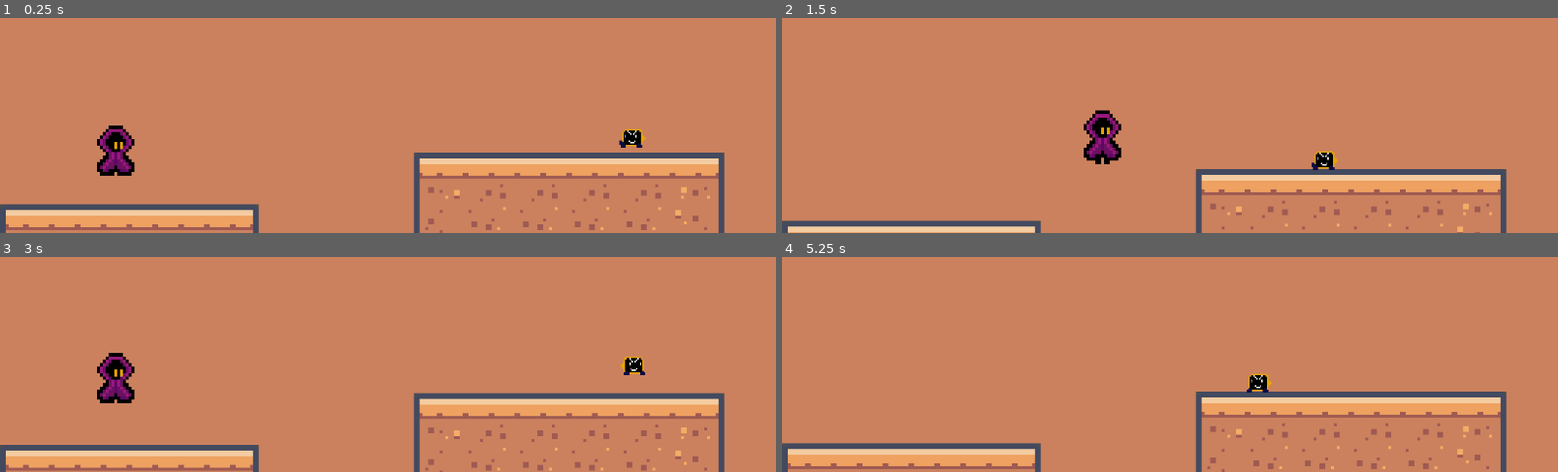
Above: before the commit, frames 1-4 (two rows, left to right).
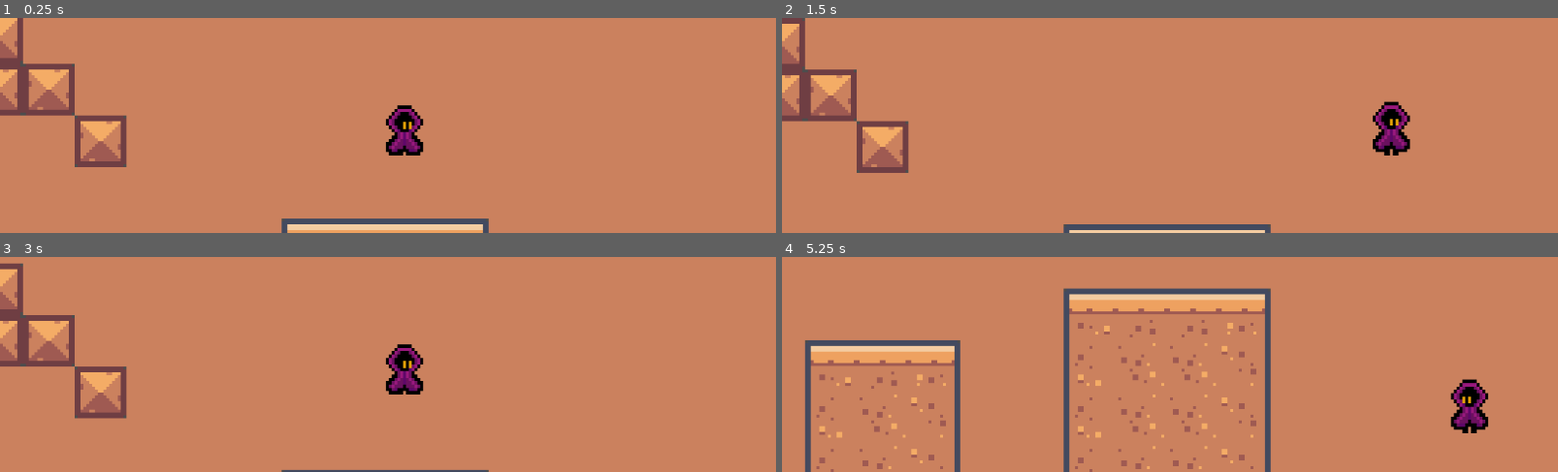
Above: after the commit, the same moments.

Repository: Ladzsz/ladPlatformer
Game: Godot game, scene res://src/Levels/level_2.tscn
The game is run twice, just before and just after one commit, with the same random seed, the same clock (stepped at 60 frames per second) and the same inputs.
Inputs:
- Up to frame 1 (0.25 s): no input
- Up to frame 2 (1.5 s): tap Enter (ui_accept) at 0.5, 0.77 s; hold Right (ui_right) from 0.53 s (still down)
- Up to frame 3 (3 s): tap Enter (ui_accept) at 1.52 s; release Right (ui_right) at 2.03 s; hold Left (ui_left) 2.03-2.75 s; click "Respawn" at 2.75 s
- Up to frame 4 (5.25 s): hold Right (ui_right) 3.53-5.03 s; tap Enter (ui_accept) at 3.77, 4.52 s; hold Left (ui_left) from 5.03 s (still down)

The runs differ from the first frame. In frame 1, 17% of the frame differs, in the area x 0-94%, y 0-100%; in frame 2, 14%; in frame 3, 15%; in frame 4, 19%, in the area x 0-94%, y 14-100%.

Commit message:
poda and raycast now flip with player

Diff:
--- a/src/Characters/Hero.tscn
+++ b/src/Characters/Hero.tscn
@@ -97,24 +97,20 @@
 size = Vector2(18.999994, 2.5000002)
 
 [node name="Hero" type="CharacterBody2D" unique_id=885076994 groups=["pitDeath", "player"]]
-position = Vector2(90, -137)
 scale = Vector2(3, 3)
 collision_layer = 2
 collision_mask = 5
 script = ExtResource("1_ei1ut")
 
 [node name="CollisionShape2D" type="CollisionShape2D" parent="." unique_id=987362500]
-position = Vector2(52.333344, 3.583332)
 shape = SubResource("RectangleShape2D_ei1ut")
 debug_color = Color(0.50541544, 3.85046e-07, 0.2900922, 0.41960785)
 
 [node name="main hitbox" type="Area2D" parent="." unique_id=49566781]
-position = Vector2(-0.33333206, 0)
 collision_layer = 2
 collision_mask = 4
 
 [node name="CollisionShape2D" type="CollisionShape2D" parent="main hitbox" unique_id=70372627]
-position = Vector2(52.500004, 3.5)
 shape = SubResource("RectangleShape2D_vuohq")
 debug_color = Color(0.7436938, 0.46455193, 0, 0.41960785)
 
@@ -126,7 +122,6 @@
 
 [node name="AnimatedSprite2D" type="AnimatedSprite2D" parent="." unique_id=958930353]
 texture_filter = 1
-position = Vector2(52.666664, 3.999999)
 scale = Vector2(1.34375, 1.5520835)
 sprite_frames = SubResource("SpriteFrames_vuohq")
 animation = &"walk"
@@ -134,6 +129,7 @@
 speed_scale = 0.1
 
 [node name="jump stomp" type="Area2D" parent="." unique_id=1635981201]
+position = Vector2(-52.333332, -4.3333335)
 collision_layer = 2
 collision_mask = 4
 
--- a/src/Characters/characters.gd
+++ b/src/Characters/characters.gd
@@ -29,5 +29,6 @@
 	await tween.finished
 	queue_free()
 
-func _physics_process(delta: float) -> void:
-	velocity.y += baseGravity * delta
+func apply_gravity(delta):
+	if not is_on_floor():
+		velocity += get_gravity() * delta
--- a/src/Characters/grunts.gd
+++ b/src/Characters/grunts.gd
@@ -27,7 +27,7 @@
 		direction *= -1
 		flip_ray()
 
-	super._physics_process(delta)
+	apply_gravity(delta)
 	velocity.x = direction * enemySpeed
 
 	if velocity.x < 0:
--- a/src/Characters/hero.gd
+++ b/src/Characters/hero.gd
@@ -70,5 +70,5 @@
 
 func _physics_process(delta: float) -> void:
 	getInput()
-	super._physics_process(delta)
+	apply_gravity(delta)
 	move_and_slide()
--- /dev/null
+++ b/src/Characters/poda.gd
@@ -0,0 +1,28 @@
+extends "res://src/Characters/grunts.gd"
+
+@onready var player = get_node("../../PlayerContainer/Hero")
+@onready var raycast = $RayCast2D
+
+
+func _physics_process(delta: float) -> void:
+	if is_dead:
+		return
+
+	if player:
+
+		if player.global_position.x < global_position.x:
+			$AnimatedSprite2D.play("look-left")
+			raycast.scale.x = 1
+		else:
+			$AnimatedSprite2D.play("look-right")
+			raycast.scale.x = -1
+
+	if raycast.is_colliding():
+		var collider = raycast.get_collider()
+
+		#when getting on next time ensure this  is changed to spawn the bullet.
+		if collider.is_in_group("player"):
+			print("Player spotted!")
+
+	apply_gravity(delta)
+	move_and_slide()
--- a/src/Characters/poda.tscn
+++ b/src/Characters/poda.tscn
@@ -1,5 +1,6 @@
 [gd_scene format=3 uid="uid://cvu76cti6fh8q"]
 
+[ext_resource type="Script" uid="uid://c3fe8uttl4eap" path="res://src/Characters/poda.gd" id="1_kyefd"]
 [ext_resource type="Texture2D" uid="uid://ntvpjklg8fuy" path="res://newassets/custom-enemies/Poda/attack/Poda-shoot-left.png" id="1_qgy17"]
 [ext_resource type="Texture2D" uid="uid://cdmx5u6cvb35t" path="res://newassets/custom-enemies/Poda/attack/Poda-shoot-right.png" id="2_1ttcn"]
 [ext_resource type="Texture2D" uid="uid://bkv2jajhrslp8" path="res://newassets/custom-enemies/Poda/attack/Poda-shoot-left2.png" id="2_s25va"]
@@ -121,11 +122,12 @@
 size = Vector2(11, 6)
 
 [node name="Poda" type="CharacterBody2D" unique_id=694203960 groups=["enemies", "pitDeath"]]
+script = ExtResource("1_kyefd")
 
 [node name="AnimatedSprite2D" type="AnimatedSprite2D" parent="." unique_id=1534098918]
 sprite_frames = SubResource("SpriteFrames_kyefd")
-animation = &"attack-right"
-frame_progress = 0.9846831
+animation = &"look-right"
+frame_progress = 0.8828574
 
 [node name="CollisionShape2D" type="CollisionShape2D" parent="." unique_id=217223533]
 position = Vector2(0, 7)
@@ -151,3 +153,4 @@
 
 [node name="RayCast2D" type="RayCast2D" parent="." unique_id=396430811]
 target_position = Vector2(-64, 0)
+collision_mask = 2
--- a/src/Levels/level props/sign_teleport.gd
+++ b/src/Levels/level props/sign_teleport.gd
@@ -5,6 +5,5 @@
 
 func _on_body_entered(body: Node2D) -> void:
 	if body.is_in_group("player"):
-		print("Something entered:", body)
 		Globals.checkpoint = get_tree().current_scene.scene_file_path
 		get_tree().change_scene_to_file(next_level)
--- a/src/Levels/level_2.tscn
+++ b/src/Levels/level_2.tscn
@@ -27,6 +27,7 @@
 [ext_resource type="Script" uid="uid://c5bmao4sga0hy" path="res://src/Levels/deathpits.gd" id="25_mpxcb"]
 [ext_resource type="PackedScene" uid="uid://mswxilpcmxu8" path="res://src/UI/death_screen.tscn" id="26_0j1l1"]
 [ext_resource type="PackedScene" uid="uid://c5os83ndwvep3" path="res://src/Characters/sand_shrug.tscn" id="27_6lyve"]
+[ext_resource type="PackedScene" uid="uid://cvu76cti6fh8q" path="res://src/Characters/poda.tscn" id="28_o5bjt"]
 
 [sub_resource type="TileSetAtlasSource" id="TileSetAtlasSource_1gqea"]
 texture = ExtResource("1_m2sm1")
@@ -207,7 +208,7 @@
 [node name="PlayerContainer" type="Node2D" parent="." unique_id=1111605954]
 
 [node name="Hero" parent="PlayerContainer" unique_id=885076994 instance=ExtResource("3_r8c1v")]
-position = Vector2(4, 2033)
+position = Vector2(1685, 1785.0001)
 
 [node name="Level area2ds" type="Node2D" parent="." unique_id=1859590548]
 
@@ -244,4 +245,8 @@
 [node name="SandShrug" parent="EnemyContainer" unique_id=1924047026 instance=ExtResource("27_6lyve")]
 position = Vector2(625, 1904)
 
+[node name="Poda" parent="EnemyContainer" unique_id=694203960 instance=ExtResource("28_o5bjt")]
+position = Vector2(1049, 1594)
+scale = Vector2(2.5, 2.5)
+
 [connection signal="body_entered" from="Level area2ds/Deathpit" to="Level area2ds/Deathpit" method="_on_body_entered"]
Not shown, added: src/Characters/poda.gd.uid
